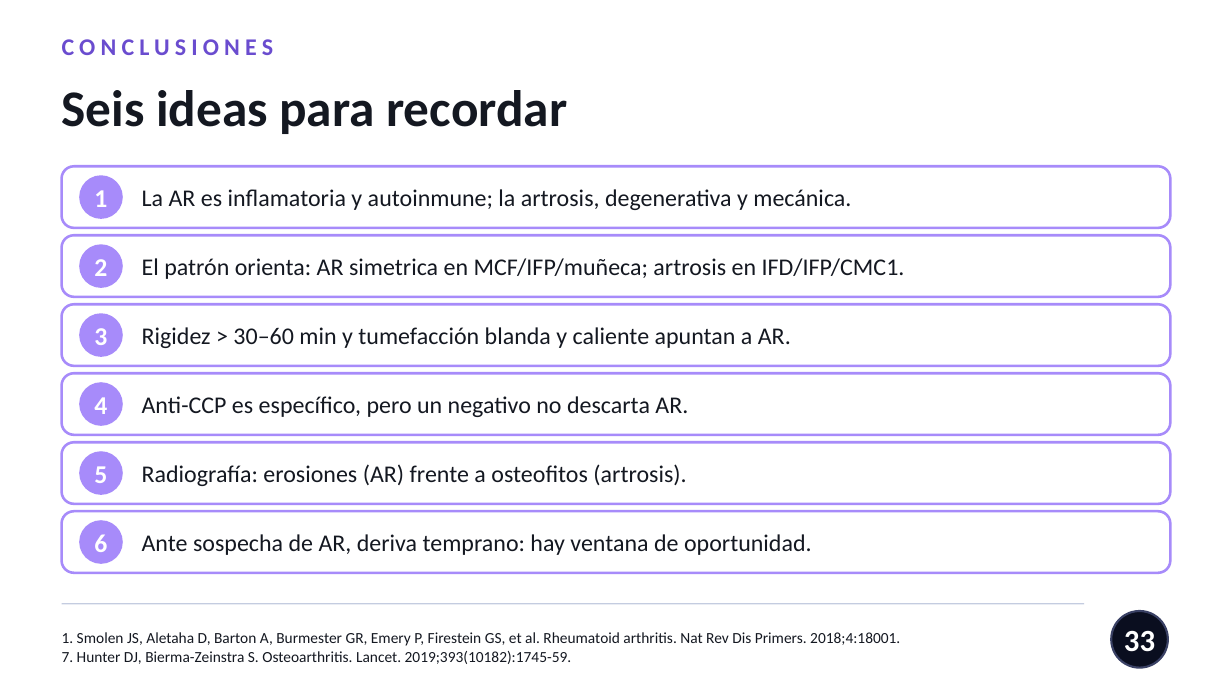
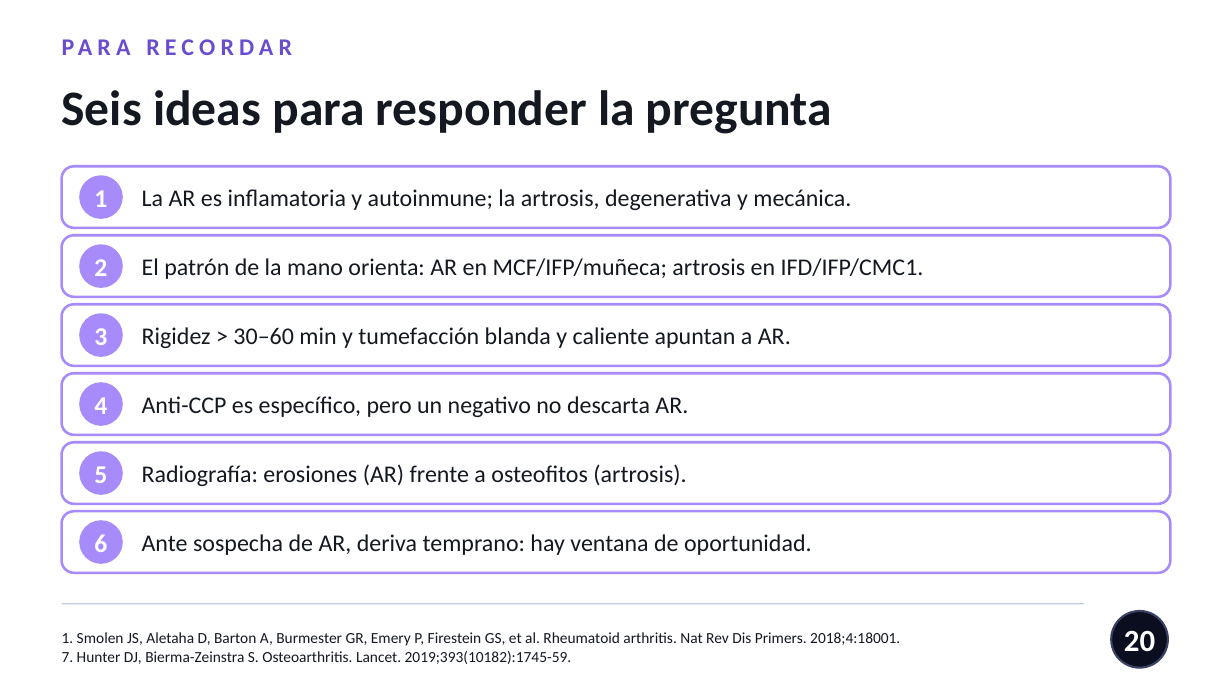
Before and after one commit to nestor120512/nes, a slide deck: slide 20 of Dx_AR_vs_artrosis.pptx (slide 33 before the commit). Drawn at 1232x693 pixels with LibreOffice and Linux fonts; fonts in the diff are those of the drawing. Boxes give left, top, right and bottom in pixels: in the first picture for what was removed or moved away, otherwise in the second. Text is boxed around its words. In the diff, an @@ line names an element or a change of style, - is before the commit and + after.

```diff
--- a/Dx_AR_vs_artrosis.pptx
+++ b/Dx_AR_vs_artrosis.pptx
@@ text at bbox=[62, 39, 274, 55]: text changed @@
-CONCLUSIONES
+PARA RECORDAR
@@ text at bbox=[62, 90, 832, 134]: text changed; size 30 to 29 pt @@
-Seis ideas para recordar
+Seis ideas para responder la pregunta
@@ text at bbox=[142, 258, 924, 279]: text changed @@
-El patrón orienta: AR simetrica en MCF/IFP/muñeca; artrosis en IFD/IFP/CMC1.
+El patrón de la mano orienta: AR en MCF/IFP/muñeca; artrosis en IFD/IFP/CMC1.
@@ page number at bbox=[1124, 630, 1155, 652]: text changed @@
-33
+20
```
Also in this commit, not shown: 20 other slides changed, 1 slide added, 14 slides removed.
